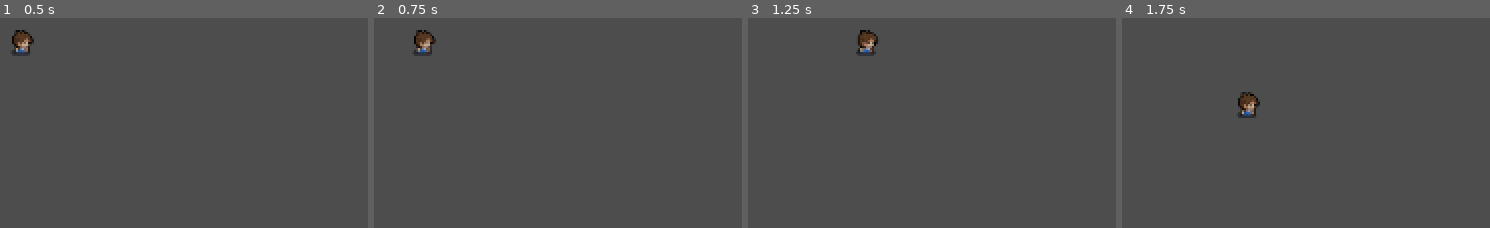
Above: before the commit, frames 1-4 (left to right).
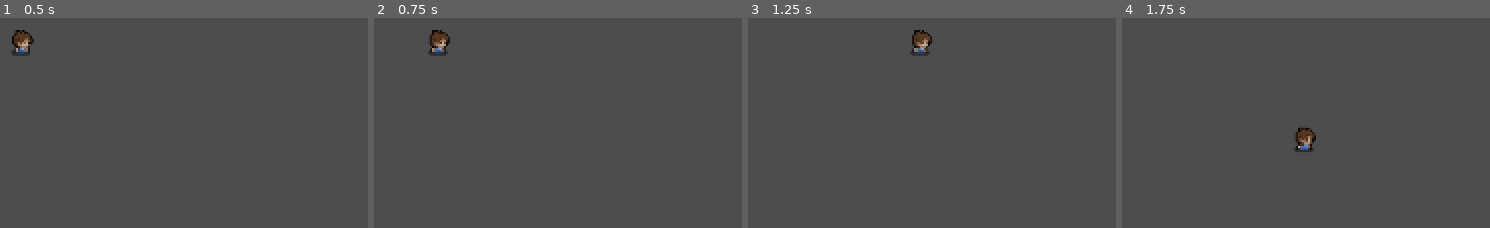
Above: after the commit, the same moments.

Repository: skuncc/ld55
Game: Godot game, scene res://scenes/player.tscn
The game is run twice, just before and just after one commit, with the same random seed, the same clock (stepped at 60 frames per second) and the same inputs. The project has no main scene, so this scene is started directly.
Inputs:
- Up to frame 1 (0.5 s): no input
- Up to frame 2 (0.75 s): tap Enter at 0.5 s; hold Right (ui_right) from 0.53 s (still down)
- Up to frame 3 (1.25 s): keep holding Right (ui_right)
- Up to frame 4 (1.75 s): release Right (ui_right) at 1.28 s; hold Down (ui_down) from 1.28 s (still down)

Frame 1 is identical in both runs. In frame 2, 1.0% of the frame differs, in the area x 10-21%, y 5-19%; in frame 3, 1.1%, in the area x 29-50%, y 5-19%; in frame 4, 1.1%.

Commit message:
speeded

Diff:
--- a/if you summon, fae will come/scripts/player.gd
+++ b/if you summon, fae will come/scripts/player.gd
@@ -1,6 +1,6 @@
 extends CharacterBody2D
 
-const speed = 100
+const speed = 155
 
 func _physics_process(delta):
 	player_movement(delta)
